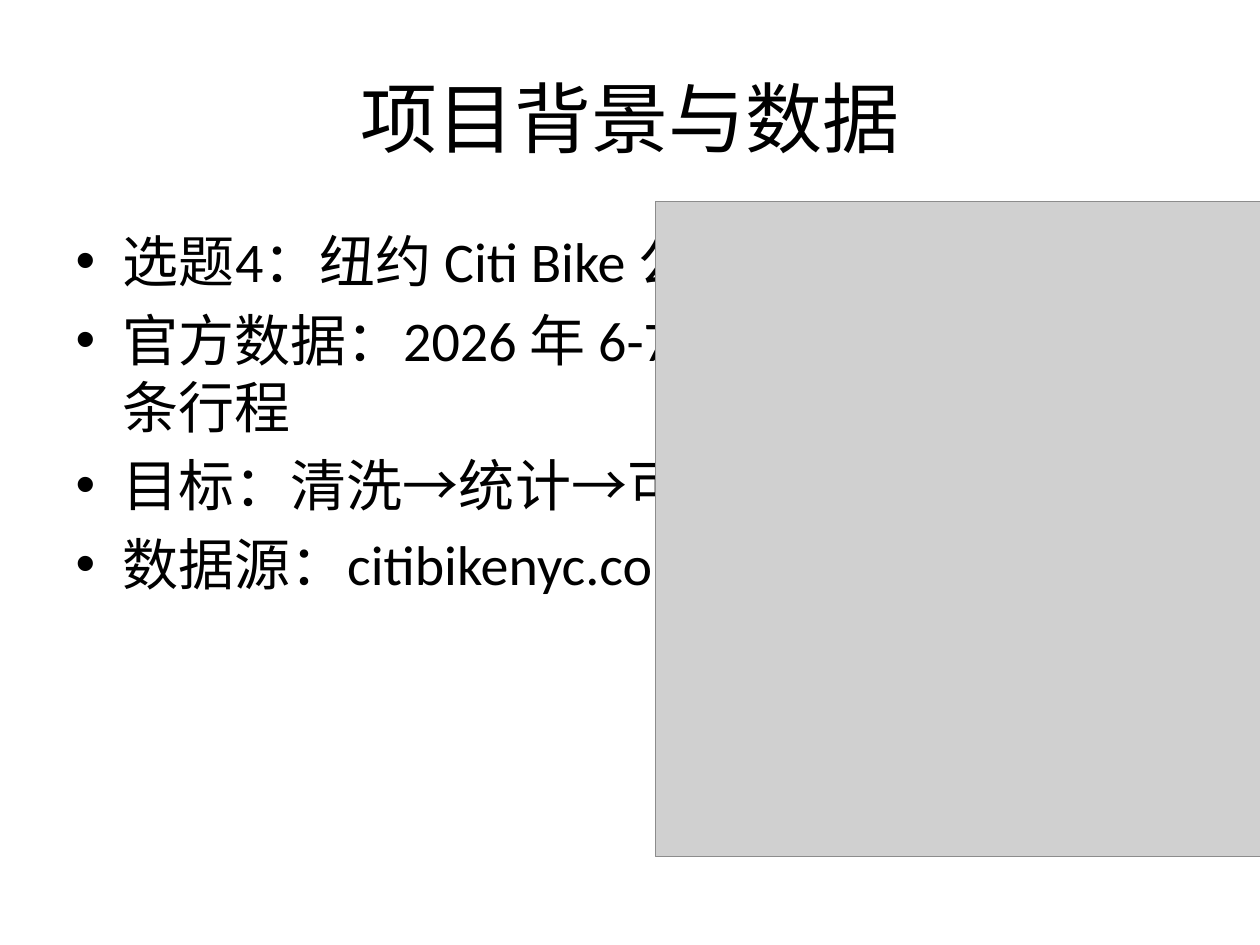
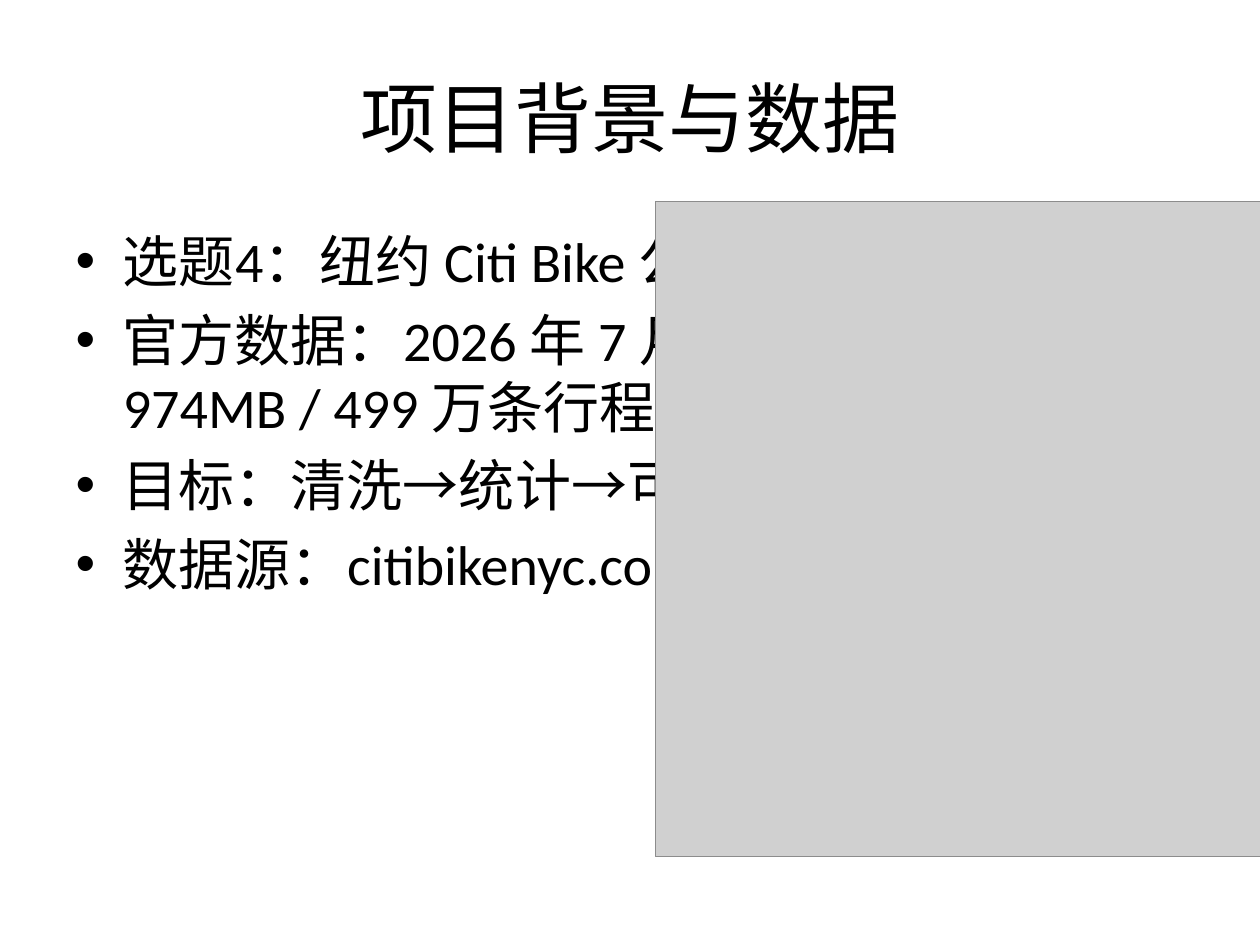
Before and after one commit to chenlinz0122/citi-bike, a slide deck: slide 2 of docs/答辩PPT-纽约公共自行车数据分析.pptx. Drawn at 1260x945 pixels with LibreOffice and Linux fonts; fonts in the diff are those of the drawing; grey boxes stand for pictures. Boxes give left, top, right and bottom in pixels: in the first picture for what was removed or moved away, otherwise in the second. Text is boxed around its words. In the diff, an @@ line names an element or a change of style, - is before the commit and + after.

Commit message:
修正: 报告数据说明改为202607单月数据; 图1流程图改总线式布局避免模块重叠

```diff
--- a/docs/答辩PPT-纽约公共自行车数据分析.pptx
+++ b/docs/答辩PPT-纽约公共自行车数据分析.pptx
@@ text at <box>123,304,1034,442</box>: text changed @@
-• 官方数据：2026 年 6-7 月，974MB / 499 万条行程
+• 官方数据：2026 年 7 月（202607），974MB / 499 万条行程
```
Also in this commit, not shown: 4 other files.
